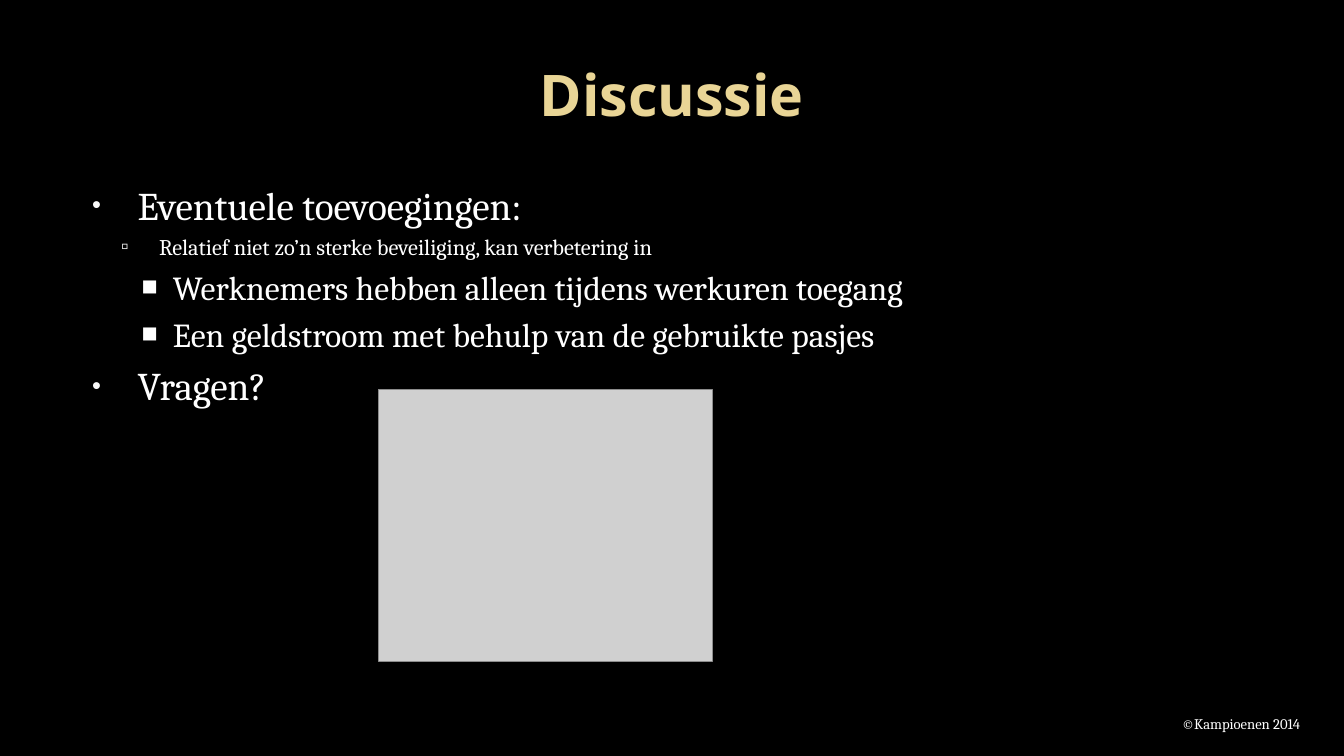
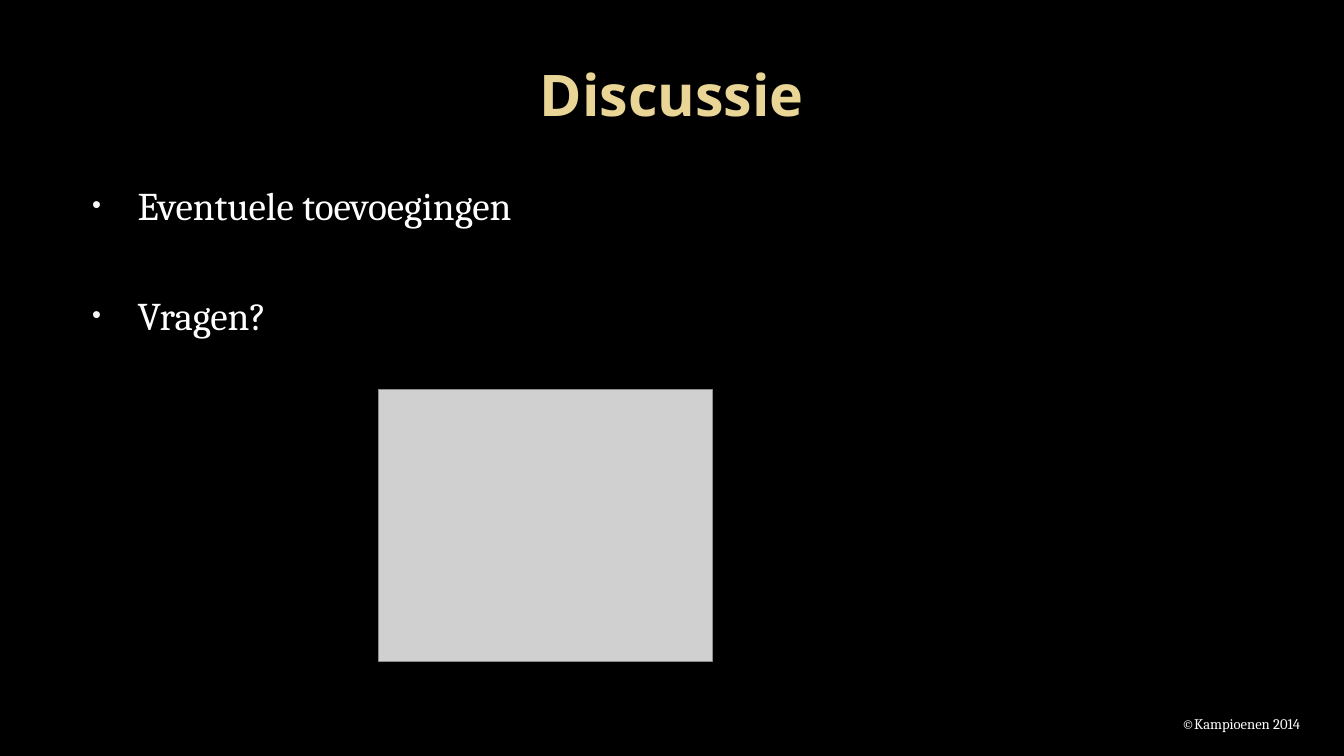
Before and after one commit to Projectgroep-18/Beveiligde-Pasjes, a slide deck: slide 12 of presentatie/Project beveiligde pasjes.pptx (slide 13 before the commit). Drawn at 1344x756 pixels with LibreOffice and Linux fonts; fonts in the diff are those of the drawing; grey boxes stand for pictures; background and template pictures are left out. Boxes give left, top, right and bottom in pixels: in the first picture for what was removed or moved away, otherwise in the second. Text is boxed around its words. In the diff, an @@ line names an element or a change of style, - is before the commit and + after.

```diff
--- a/presentatie/Project beveiligde pasjes.pptx
+++ b/presentatie/Project beveiligde pasjes.pptx
@@ text at (x1=138, y1=193, x2=511, y2=229): text changed; size 24 to 28 pt @@
-• Eventuele toevoegingen:
-    ▫ Relatief niet zo’n sterke beveiliging, kan verbetering in
-  ■ Werknemers hebben alleen tijdens werkuren toegang
-  ■ Een geldstroom met behulp van de gebruikte pasjes
+• Eventuele toevoegingen
```
Also in this commit, not shown: 9 other slides changed, 1 slide added, 2 slides removed.
